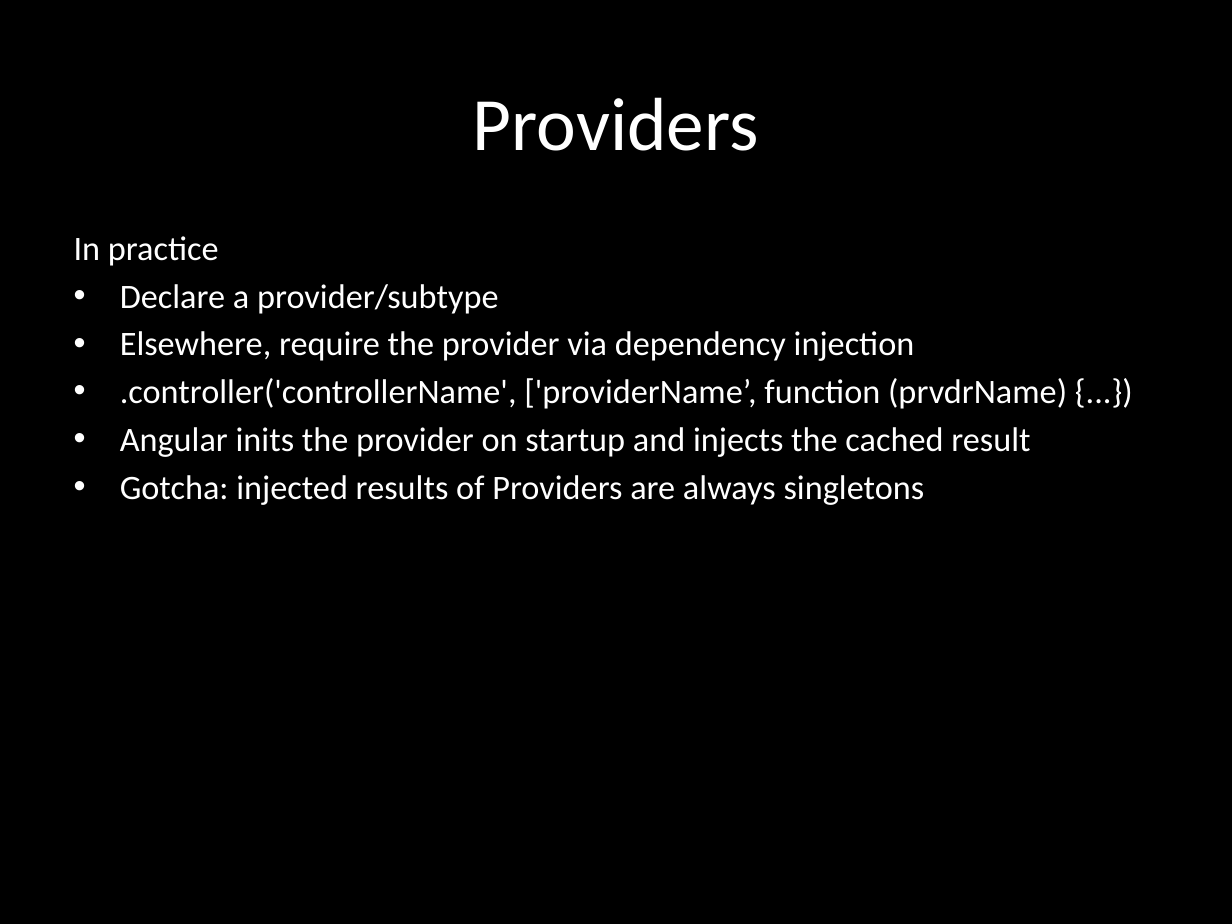
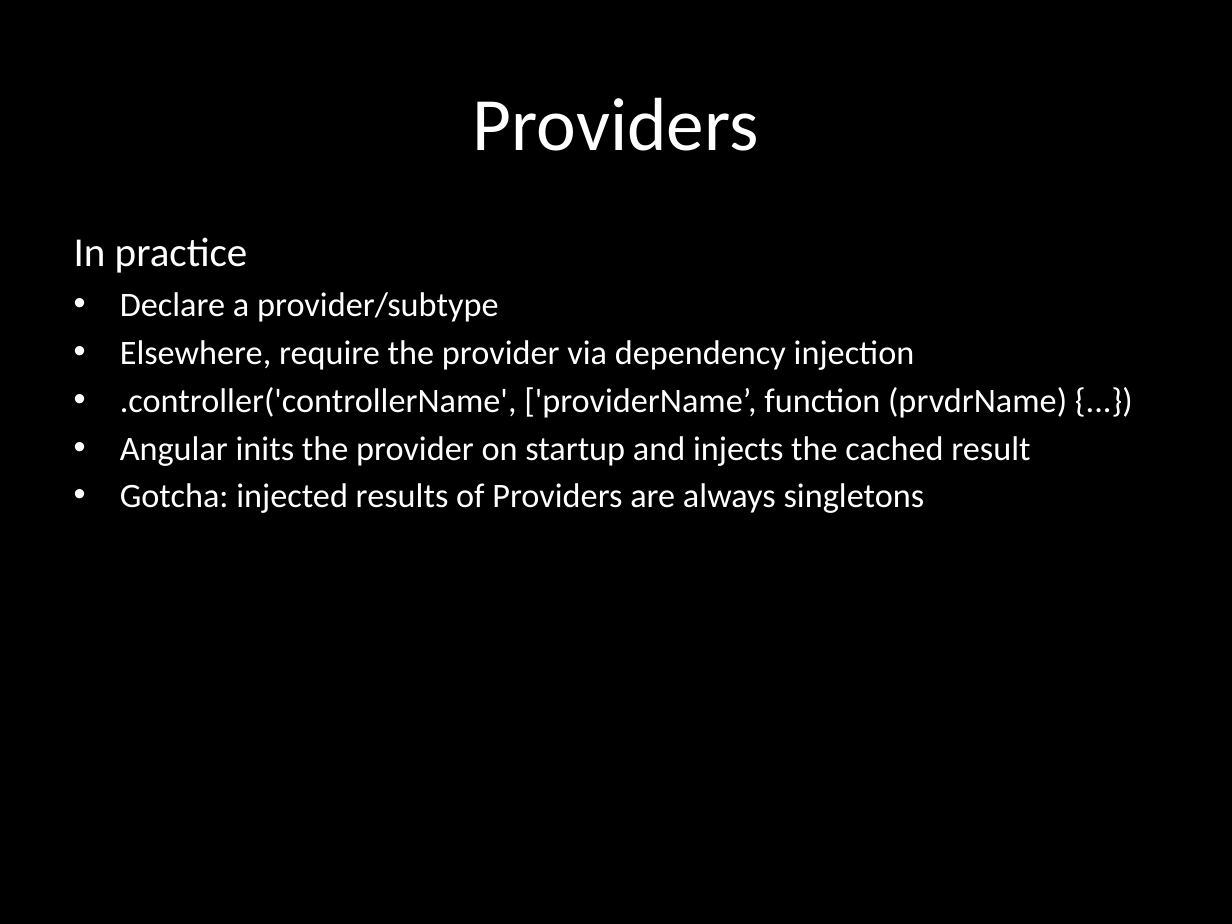
Before and after one commit to eliasjames/training-angular, a slide deck: slide 18 of slides/Angular Slides Day 2.pptx (slide 19 before the commit). Drawn at 1232x924 pixels with LibreOffice and Linux fonts; fonts in the diff are those of the drawing. Boxes give left, top, right and bottom in pixels: in the first picture for what was removed or moved away, otherwise in the second. Text is boxed around its words. In the diff, an @@ line names an element or a change of style, - is before the commit and + after.

```diff
--- a/slides/Angular Slides Day 2.pptx
+++ b/slides/Angular Slides Day 2.pptx
@@ subtitle at <box>74,237,248,273</box>: size 20 to 24 pt in "In practice" @@
```
Also in this commit, not shown: 12 other slides changed, 1 slide removed.
